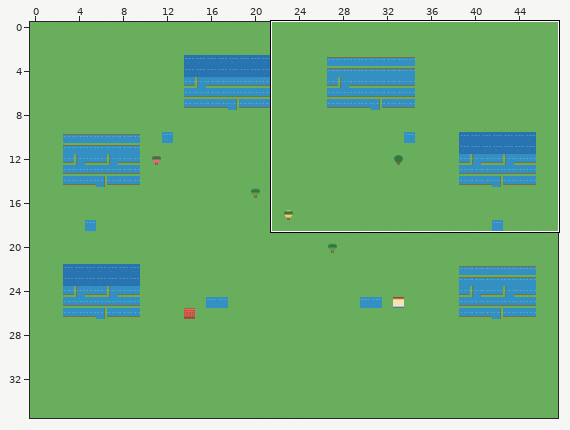
A Tiled map (JSON) gets an edit: vila-aurora.tmj. Above, an overview of the earlier version with the close-up marked.
Close-up. Before the edit:
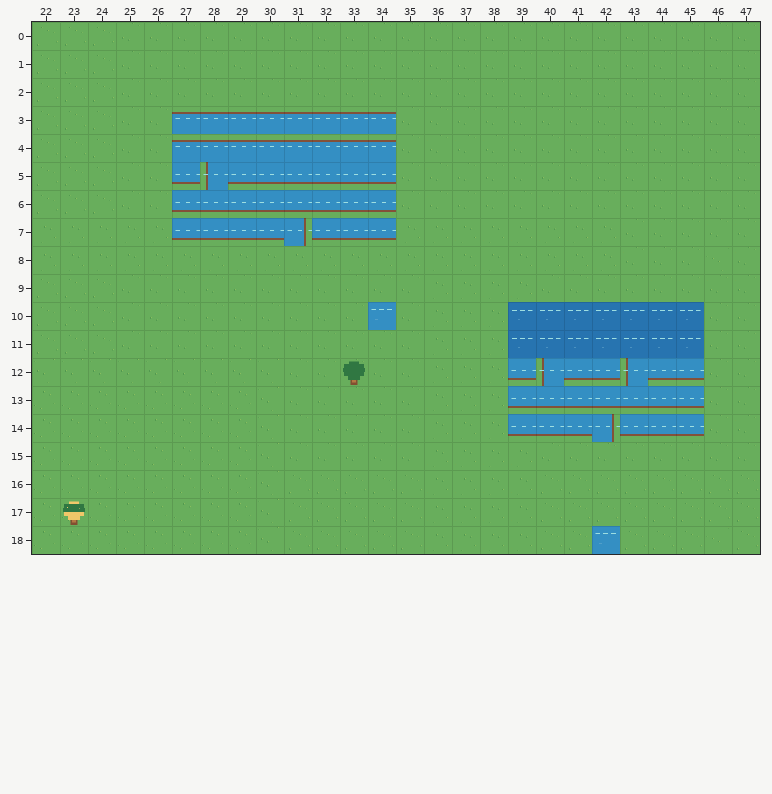
Cells are 32x32 px. Shown: x 22..47, y 0..18. The commit also changed other parts of the map, which this record leaves out. The commit also replaced the tileset; all pictures use the new one.
Now the later version:
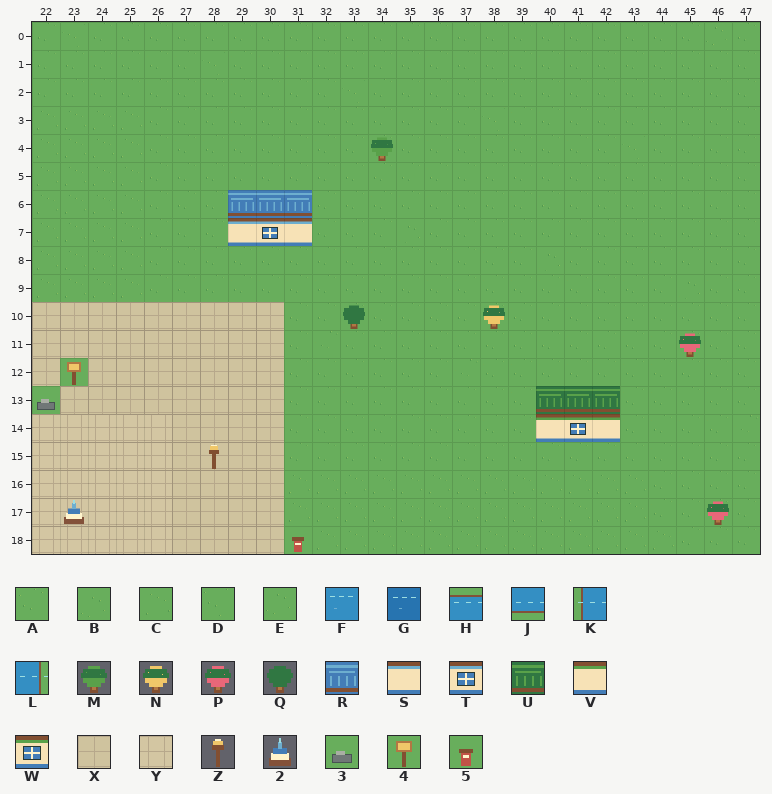
Key: from "Chunk 1": A 0, B 1, C 3, D 4, E 5, F 7, G 8, H 9, J 10, K 11, L 12, M 13, N 14, P 15, Q 16, R 20, S 21, T 22, U 26, V 27, W 28, X 29, Y 30, Z 34, 2 35, 3 39, 4 40, 5 41.
_ is an empty cell.
The exact change:
Layer "ground":
Tile D gives way to one hidden under a higher layer in row 12 at x 23.
Tile E gives way to one hidden under a higher layer in row 13 at x 22.
Tile A now appears in row 7 at x 27 to 28 and 32 to 34; in rows 10 to 14 at x 39.
The author changed tile B to tile A in row 10 at x 38.
The author changed tile C to tile A in row 0 at x 22 and 24; in rows 1 to 2 at x 22 to 24; in rows 16 to 17 at x 44 to 47; in row 18 at x 45 and 47.
The author changed tile A to tile C in rows 3 to 6 at x 25; in row 9 at x 25.
The author changed tile B to tile C in rows 7 to 8 at x 22 to 25; in rows 16 to 18 at x 36 to 39.
The author changed tile A to tile E in row 0 at x 46.
The author changed tile A to tile X in rows 10 to 11 at x 25 to 30.
The author changed tile C to tile X in rows 10 to 11 at x 22 to 24.
The author changed tile D to tile X in row 12 at x 22 and 24 to 30; in rows 13 to 18 at x 30.
The author changed tile E to tile X in row 13 at x 23 to 29; in rows 14 to 18 at x 27 to 29.
The author changed tile E to tile Y in rows 14 to 18 at x 22 to 26.
Layer "decor":
The author changed tile N to tile 2 in row 17 at x 23.
Tile 3 now appears in row 13 at x 22.
Tile 4 now appears in row 12 at x 23.
Tile 5 now appears in row 18 at x 31.
The author changed tile H to tile M in row 4 at x 34.
Tile N now appears in row 10 at x 38.
The author changed tile G to tile P in row 11 at x 45.
Tile P now appears in row 17 at x 46.
Tile Q now appears in row 10 at x 33.
The author changed tile J to tile R in row 6 at x 29 to 31.
The author changed tile J to tile S in row 7 at x 29.
The author changed tile L to tile S in row 7 at x 31.
The author changed tile J to tile T in row 7 at x 30.
The author changed tile J to tile U in row 13 at x 40 to 42.
The author changed tile J to tile V in row 14 at x 40.
The author changed tile L to tile V in row 14 at x 42.
The author changed tile J to tile W in row 14 at x 41.
Tile Z now appears in row 15 at x 28.
Tile F is removed in row 10 at x 34; in row 18 at x 42.
Tile G is removed in row 10 at x 39 to 45; in row 11 at x 39 to 44.
Tile H is removed in row 3 at x 27 to 34; in row 4 at x 27 to 33.
Tile J is removed in row 5 at x 27 and 29 to 34; in rows 6 to 7 at x 27 to 28 and 32 to 34; in row 12 at x 39, 41 to 42 and 44 to 45; in rows 13 to 14 at x 39 and 43 to 45.
Tile K is removed in row 5 at x 28; in row 12 at x 40 and 43.
Tile Q is removed in row 12 at x 33.
